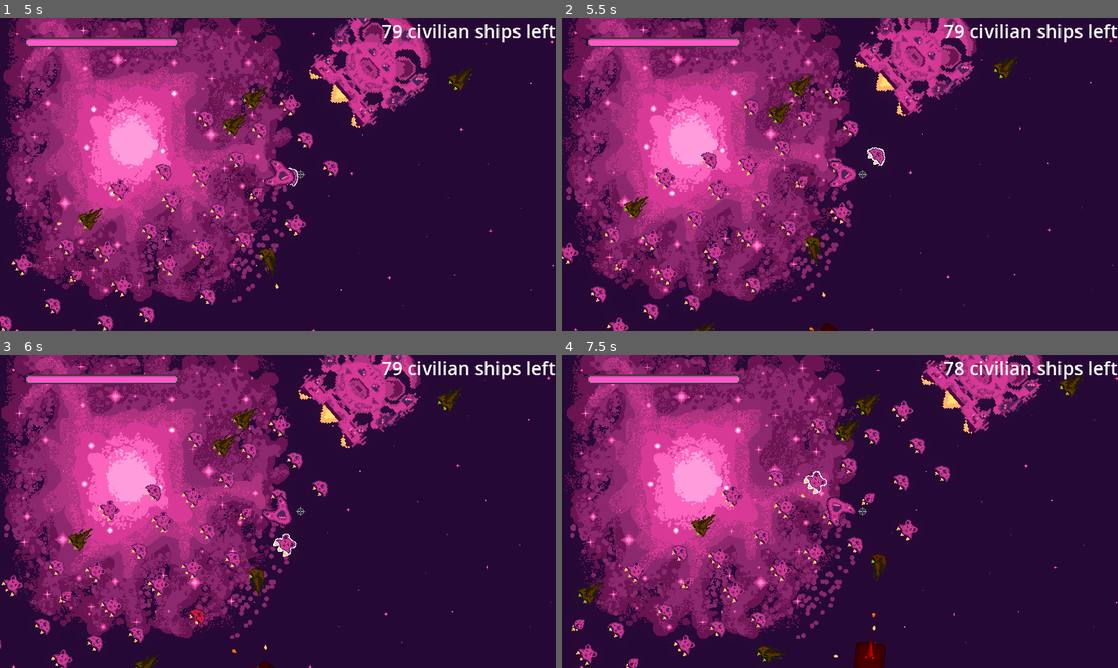
Above: before the commit, frames 1-4 (two rows, left to right).
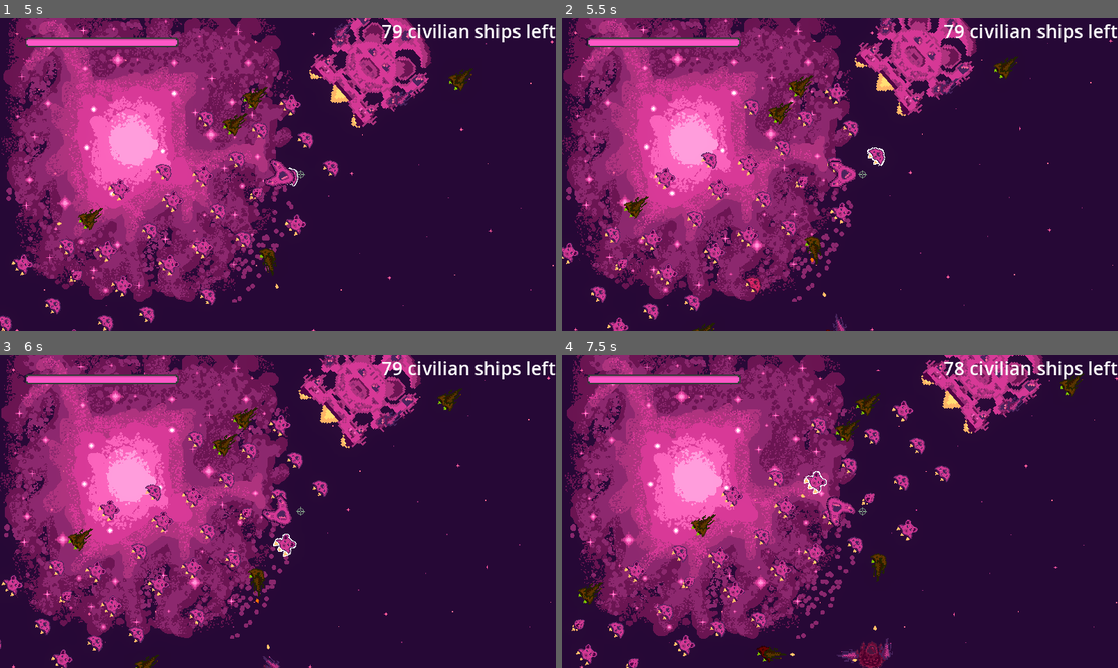
Above: after the commit, the same moments.

Repository: bear-minimum-studio/space-bear
Game: Godot game, scene res://Game.tscn
Two runs of this game, one before a commit and one after it. Both use one fixed random seed, a clock stepped at 60 frames per second and the inputs below. The engine's default icon, where the game draws it, is replaced by a stand-in: a white triangle on a blue panel in a dark square.
Inputs:
- Up to frame 1 (5 s): tap Enter (upgrade) at 0.5 s; hold Right (turn_right) 0.53-1.28 s; tap Down (decelerate) at 0.6, 3.6 s; hold Ctrl (brake) 1.28-2.03 s; tap Space (fire) at 1.35, 4.35 s; hold Right (turn_right) 2.03-2.78 s; hold G (grappling_hook) 2.03-2.78 s; hold Up (accelerate) 2.78-3.53 s; tap F (turret_fire) at 2.85 s; hold Left (turn_left) from 3.53 s (still down)
- Up to frame 2 (5.5 s): release Left (turn_left) at 5.03 s; hold Ctrl (brake) from 5.03 s (still down); hold G (grappling_hook) from 5.03 s (still down)
- Up to frame 3 (6 s): release Ctrl (brake) at 5.78 s; release G (grappling_hook) at 5.78 s; hold Right (turn_right) from 5.78 s (still down); tap F (turret_fire) at 5.85 s
- Up to frame 4 (7.5 s): release Right (turn_right) at 6.53 s; hold Up (accelerate) 6.53-7.28 s; tap Down (decelerate) at 6.6 s; hold Right (turn_right) from 7.28 s (still down); tap Space (fire) at 7.35 s

Frame 1 is identical in both runs. In frame 2, 0.2% of the frame differs, in the area x 32-52%, y 72-100%; in frame 3, 0.2%; in frame 4, 0.7%, in the area x 35-60%, y 65-100%.

Commit message:
feat: add enemy sprite

Diff:
--- a/npc/enemies/Enemy.tscn
+++ b/npc/enemies/Enemy.tscn
@@ -1,29 +1,42 @@
-[gd_scene load_steps=6 format=3 uid="uid://bb8wbwlfnjaxt"]
+[gd_scene load_steps=7 format=3 uid="uid://bb8wbwlfnjaxt"]
 
 [ext_resource type="PackedScene" uid="uid://cqcgvgl6nu228" path="res://npc/AbstractShip.tscn" id="1_oxqnl"]
 [ext_resource type="Script" path="res://npc/enemies/Enemy.gd" id="2_36u4k"]
-[ext_resource type="Texture2D" uid="uid://c5s81dgpgp4ib" path="res://icon.svg" id="3_n6c30"]
+[ext_resource type="Texture2D" uid="uid://n3c3ak0fpgmd" path="res://npc/enemies/bad_guy.png" id="3_cry1g"]
 [ext_resource type="PackedScene" uid="uid://boraidb6nocfq" path="res://npc/Turret.tscn" id="4_s7kpp"]
+[ext_resource type="Texture2D" uid="uid://cx4q5chna3esj" path="res://npc/enemies/bad_guy_flammes.png" id="4_toa7b"]
 
 [sub_resource type="CircleShape2D" id="CircleShape2D_3dcnw"]
 radius = 41.1096
 
 [node name="Enemy" groups=["enemy"] instance=ExtResource("1_oxqnl")]
-modulate = Color(1, 0.0627451, 0, 1)
 collision_layer = 2
 script = ExtResource("2_36u4k")
 
 [node name="Ship" parent="." index="0"]
 rotation = 1.57079
-scale = Vector2(0.40625, 0.40625)
-texture = ExtResource("3_n6c30")
+scale = Vector2(2, 2)
+texture = ExtResource("3_cry1g")
+
+[node name="Flammes" parent="." index="1"]
+rotation = 1.5708
+scale = Vector2(2, 2)
+texture = ExtResource("4_toa7b")
 
 [node name="CollisionShape2D" parent="." index="2"]
 shape = SubResource("CircleShape2D_3dcnw")
 
 [node name="Turret" parent="." index="4" instance=ExtResource("4_s7kpp")]
+position = Vector2(0, 25)
 collision_mask = 8
 targets_group = "flock"
+bullets_per_second = 2.0
 
-[node name="HealthSystem" parent="." index="5"]
+[node name="Turret2" parent="." index="5" instance=ExtResource("4_s7kpp")]
+position = Vector2(0, -24)
+collision_mask = 8
+targets_group = "flock"
+bullets_per_second = 2.0
+
+[node name="HealthSystem" parent="." index="6"]
 max_health = 20
Binary file added: npc/enemies/bad_guy.png
Not shown, added: npc/enemies/bad_guy.png.import
Binary file added: npc/enemies/bad_guy_flammes.png
Not shown, added: npc/enemies/bad_guy_flammes.png.import
